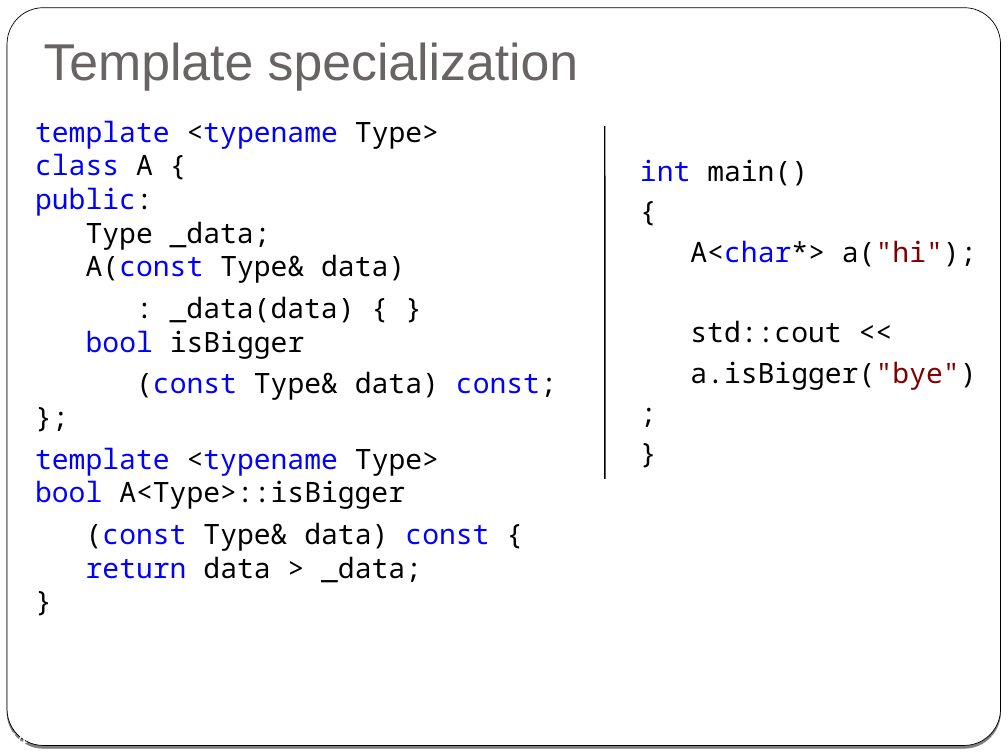
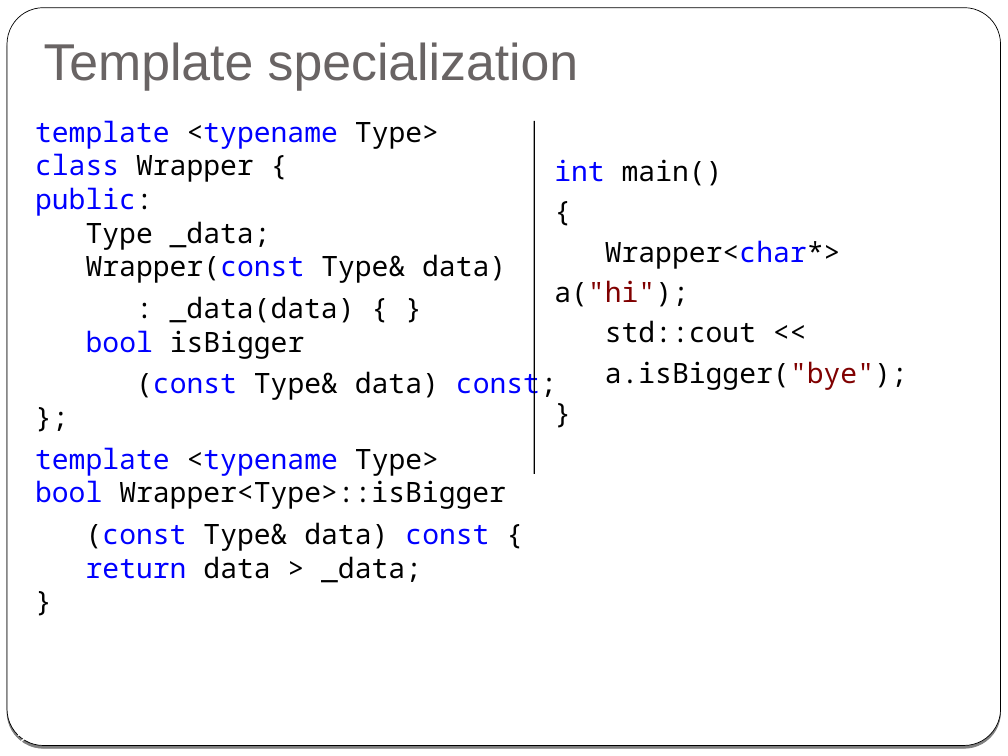
Before and after one commit to cpp-at-ariel/cpp-5778, a slide deck: slide 12 of week09-metaprogramming/slides.odp (slide 64 before the commit). Drawn at 1008x756 pixels with LibreOffice and Linux fonts; fonts in the diff are those of the drawing. Boxes give left, top, right and bottom in pixels: in the first picture for what was removed or moved away, otherwise in the second. Text is boxed around its words. In the diff, an @@ line names an element or a change of style, - is before the commit and + after.

```diff
--- a/week09-metaprogramming/slides.odp
+++ b/week09-metaprogramming/slides.odp
@@ text at (x1=35, y1=120, x2=506, y2=283): text changed; text colour #0000FF to #000000 @@
-template <typename Type>
-class A {
-public:
-Type _data;
-A(const Type& data)
+template <typename Type>
+class Wrapper {
+public:
+Type _data;
+Wrapper(const Type& data)
@@ line moved from (605, 126) - (605, 479) to (534, 121) - (534, 474) @@
@@ text at (x1=554, y1=159, x2=908, y2=390): text changed @@
-int main()
-{
-A<char*> a("hi");
-std::cout <<
-a.isBigger("bye");
-}
+int main()
+{
+Wrapper<char*> a("hi");
+std::cout <<
+a.isBigger("bye");
+}
@@ text at (x1=35, y1=447, x2=506, y2=509): text changed @@
-template <typename Type>
-bool A<Type>::isBigger
+template <typename Type>
+bool Wrapper<Type>::isBigger
@@ page number at (x1=6, y1=731, x2=28, y2=745): text changed @@
-64
+12
```
Also in this commit, not shown: 7 other slides changed, 2 slides added, 53 slides removed, 16 other files.
